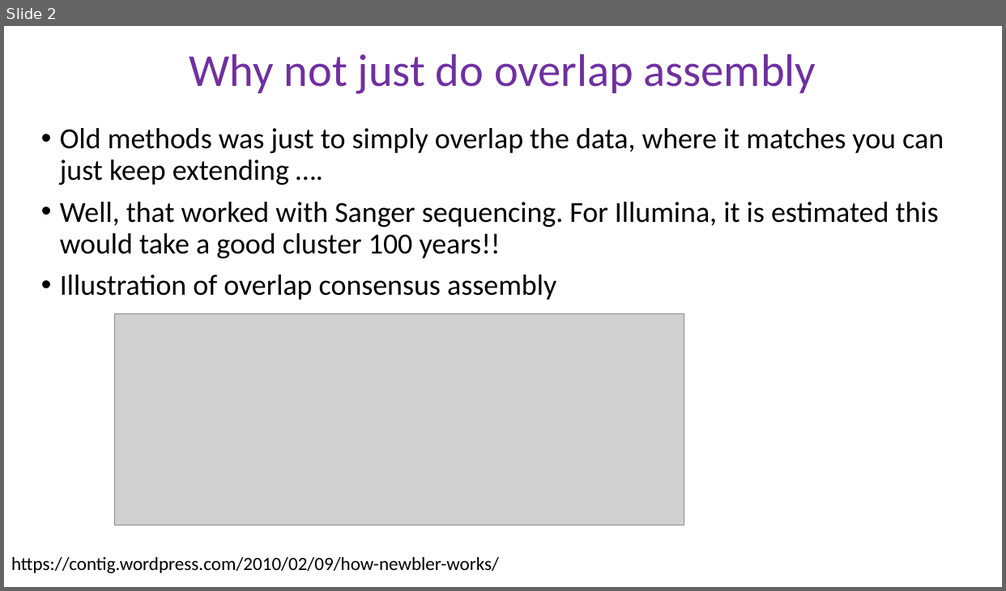
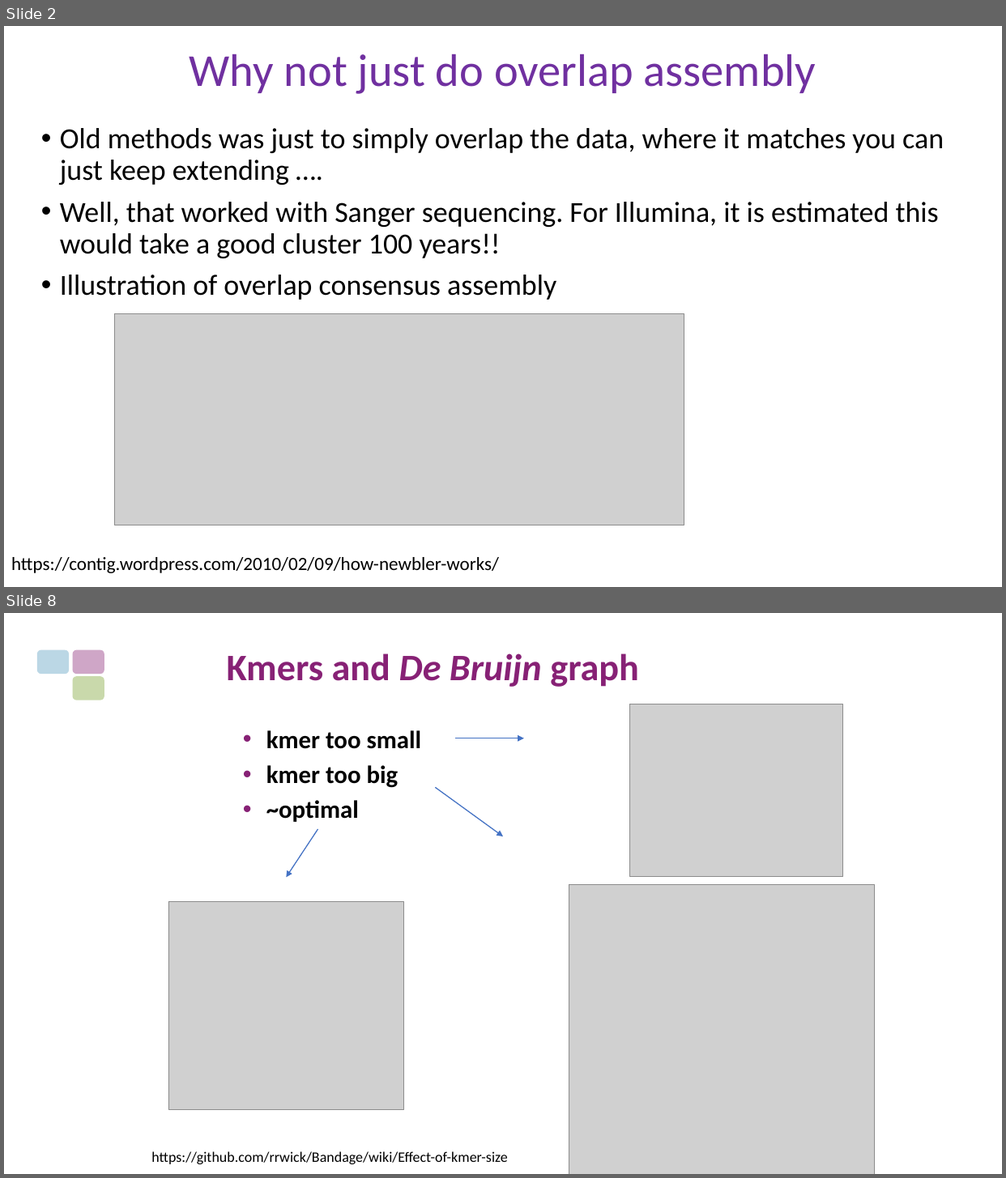
Before and after one commit to peterthorpe5/genome_assembly_workshop, a slide deck: powerpoint/Kmers_and_graphs.pptx. Shown one above the other, each under a label of ours: slide 2 before the commit, slides 2 and 8 after it; the slides between them are not shown. The pictures are 1006x591 and 1006x1178 pixels, drawn with LibreOffice and Linux fonts; fonts in the diff are those of the drawing; grey boxes stand for pictures. Boxes give left, top, right and bottom in pixels: in the first picture for what was removed or moved away, otherwise in the second. Text is boxed around its words. In the diff, an @@ line names an element or a change of style, - is before the commit and + after.

```diff
--- a/powerpoint/Kmers_and_graphs.pptx
+++ b/powerpoint/Kmers_and_graphs.pptx
@@ slide 8 added at (4, 613, 1002, 1174), background #FFFFFF @@
@@ rounded rectangle added at (37, 649, 68, 674), fill #569BBE at 40% opacity @@
@@ rounded rectangle added at (73, 649, 104, 674), fill #872175 at 40% opacity @@
@@ title added at (227, 653, 639, 687), 36 pt, text #872175, bold @@
+Kmers and De Bruijn graph
@@ rounded rectangle added at (73, 677, 104, 700), fill #78A22F at 40% opacity @@
@@ picture added at (631, 705, 843, 877) @@
@@ text added at (266, 730, 422, 822), 24 pt, text #000000, bold @@
+• kmer too small
+• kmer too big
+• ~optimal
@@ arrow added from (455, 738) to (524, 738), #4472C4 1 pt @@
@@ arrow added from (435, 787) to (503, 837), #4472C4 1 pt @@
@@ arrow added from (317, 829) to (286, 877), #4472C4 1 pt @@
@@ picture added at (168, 902, 404, 1110) @@
@@ picture added at (569, 884, 875, 1174) @@
@@ text added at (151, 1152, 507, 1165), 14 pt, text #000000 @@
+https://github.com/rrwick/Bandage/wiki/Effect-of-kmer-size
```
Also in this commit, not shown: 1 slide changed, 4 other slides added.
